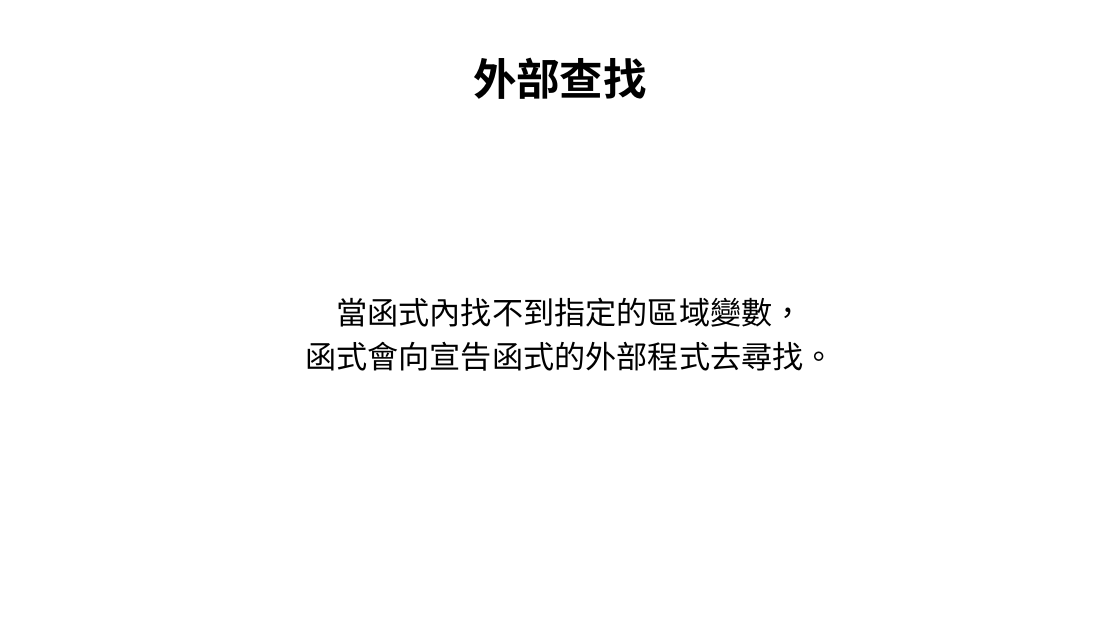
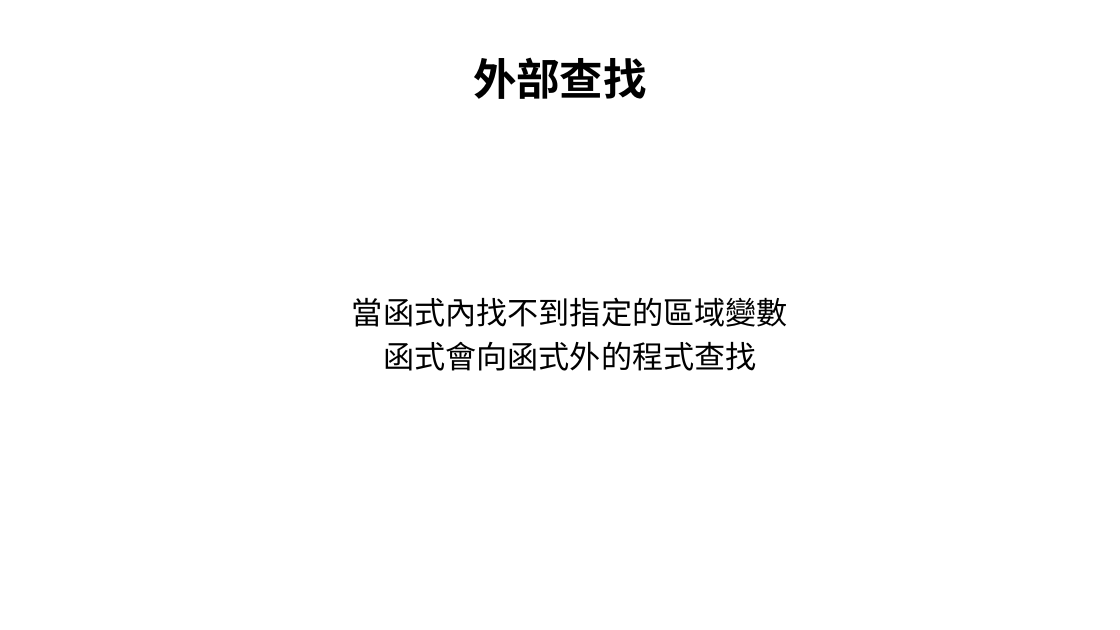
Before and after one commit to allen8101070/JavaScript-PPT, a slide deck: slide 70 of javaScript.pptx (slide 68 before the commit). Drawn at 1120x630 pixels with LibreOffice and Linux fonts; fonts in the diff are those of the drawing; background and template pictures are left out. Boxes give left, top, right and bottom in pixels: in the first picture for what was removed or moved away, otherwise in the second. Text is boxed around its words. In the diff, an @@ line names an element or a change of style, - is before the commit and + after.

```diff
--- a/javaScript.pptx
+++ b/javaScript.pptx
@@ text at (352,297,788,371): text changed @@
-當函式內找不到指定的區域變數，
-函式會向宣告函式的外部程式去尋找。
+當函式內找不到指定的區域變數
+函式會向函式外的程式查找
```
Also in this commit, not shown: 12 other slides changed, 12 slides added, 10 slides removed, 1 other file.
